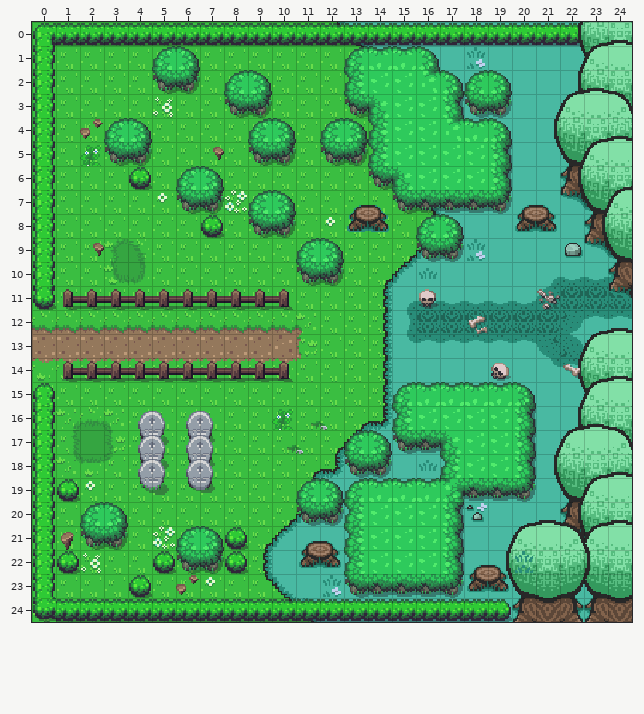
Tiled map: Assets/SuperTiled2Unity/Import/CaminoBosque1.tmx. That is the earlier state.
Cells are 16x16 px. Shown: x 0..24, y 0..24.
After:
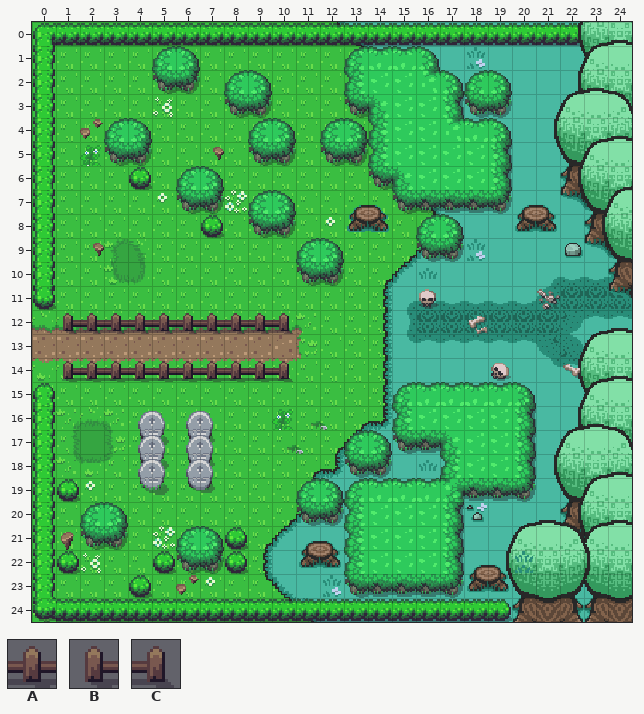
Key: from "Overworld": A 684, B 760, C 761.
_ is an empty cell.
From old to new:
Layer "colisiones":
There is now tile A in row 12 at x 2 to 9.
There is now tile B in row 12 at x 1.
There is now tile C in row 12 at x 10.
The author cleared tile A in row 11 at x 2 to 9.
The author cleared tile B in row 11 at x 1.
The author cleared tile C in row 11 at x 10.
